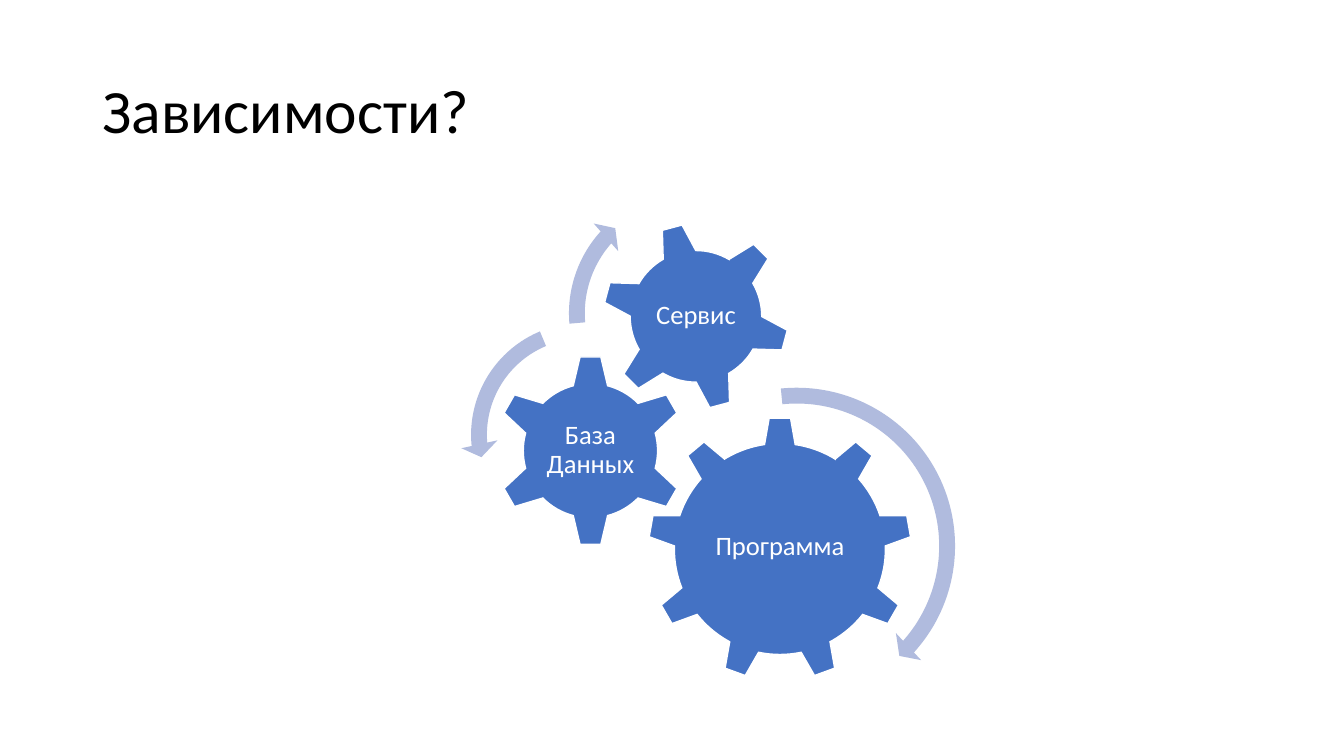
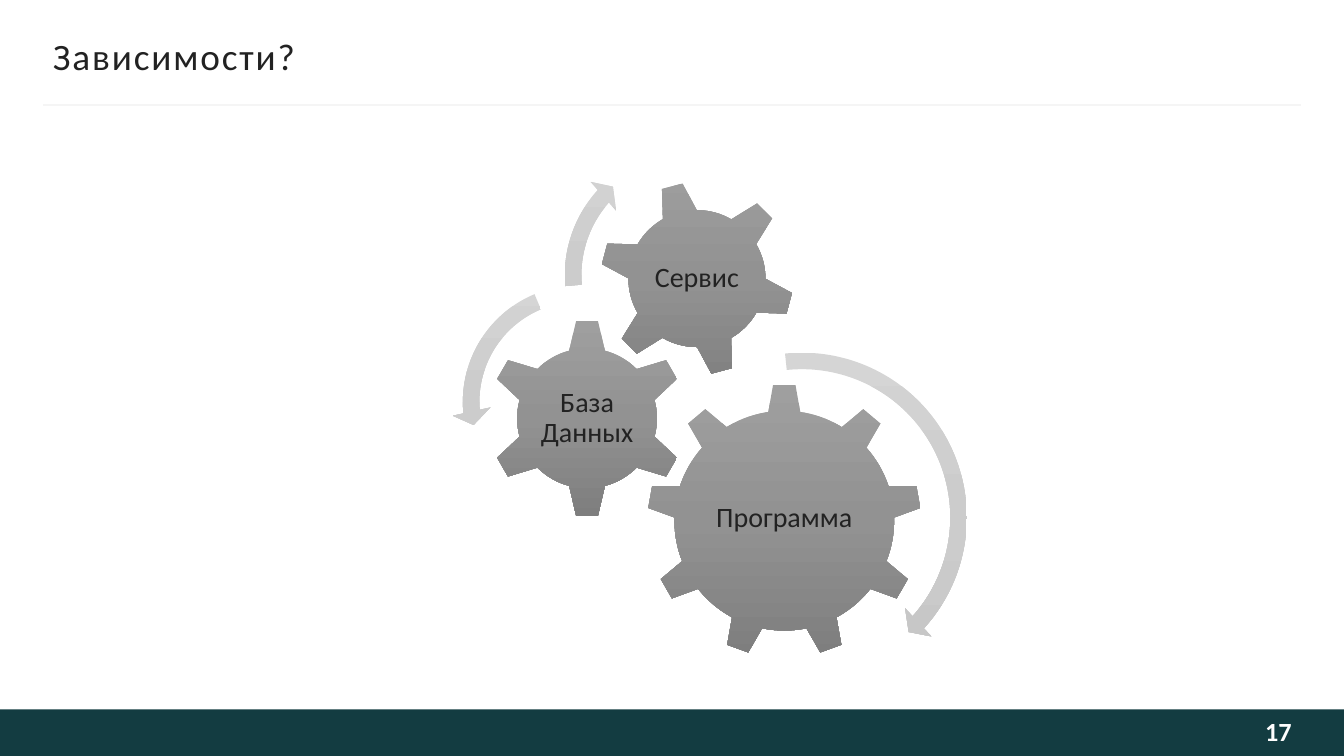
Before and after one commit to kugushev/presentations, a slide deck: slide 17 of Presentation.pptx (slide 18 before the commit). Drawn at 1344x756 pixels with LibreOffice and Linux fonts; fonts in the diff are those of the drawing; background and template pictures are left out. Boxes give left, top, right and bottom in pixels: in the first picture for what was removed or moved away, otherwise in the second. Text is boxed around its words. In the diff, an @@ line names an element or a change of style, - is before the commit and + after.

```diff
--- a/Presentation.pptx
+++ b/Presentation.pptx
@@ title "Зависимости?": place and size @@
-title "Зависимости?" at (102,91,468,134)
+title "Зависимости?" at (53,44,295,71)
@@ title "Зависимости?" at (53,44,295,71): size 44 to 26.7 pt, text colour #000000 to #222222, letter spacing 0 to 1.3 pt; line spacing 0.9 to 1 @@
@@ line added from (43, 105) to (1301, 105), #F5F5F5 1.5 pt @@
@@ circular arrow at (554,138,829,413): fill #B0BCDE to gradient #D6D6D6 to #CCCCCC to #C6C6C6 @@
@@ circular arrow: place and size @@
-circular arrow at (559,181,823,446)
+circular arrow at (554,138,829,413)
@@ fill #4472C4 to gradient #9F9F9F to #929292 to #7E7E7E; outline #FFFFFF 1 pt to none in 3 elements at (647,383,922,657), (487,319,687,518), (577,158,816,398) @@
@@ gear: place and size @@
-gear at (581,202,812,433)
+gear at (577,158,816,398)
@@ size 19 to 20 pt, text colour #FFFFFF to #222222 in 3 elements at (716,509,852,532), (541,394,633,446), (655,269,739,292) @@
@@ text "Сервис": place and size @@
-text "Сервис" at (656,306,736,329)
+text "Сервис" at (655,269,739,292)
@@ left circular arrow: place and size @@
-left circular arrow at (461,313,706,558)
+left circular arrow at (452,274,707,529)
@@ left circular arrow at (452,274,707,529): fill #B0BCDE to gradient #D6D6D6 to #CCCCCC to #C6C6C6 @@
@@ gear: place and size @@
-gear at (495,355,687,546)
+gear at (487,319,687,518)
@@ circular arrow: place and size @@
-circular arrow at (628,377,966,715)
+circular arrow at (626,342,978,694)
@@ circular arrow at (626,342,978,694): fill #B0BCDE to gradient #D6D6D6 to #CCCCCC to #C6C6C6; proportions changed @@
@@ text "База Данных": place and size @@
-text "База Данных" at (547,427,634,477)
+text "База Данных" at (541,394,633,446)
@@ gear: place and size @@
-gear at (648,417,912,682)
+gear at (647,383,922,657)
@@ text "Программа": place and size @@
-text "Программа" at (716,538,845,560)
+text "Программа" at (716,509,852,532)
@@ rectangle added at (0,710,1344,756), fill #133C41 @@
@@ page number added at (1265,724,1291,741), 18.7 pt, text #FEFEFE, bold @@
+17
```
Also in this commit, not shown: 42 other slides changed, 2 slides added, 2 slides removed.
